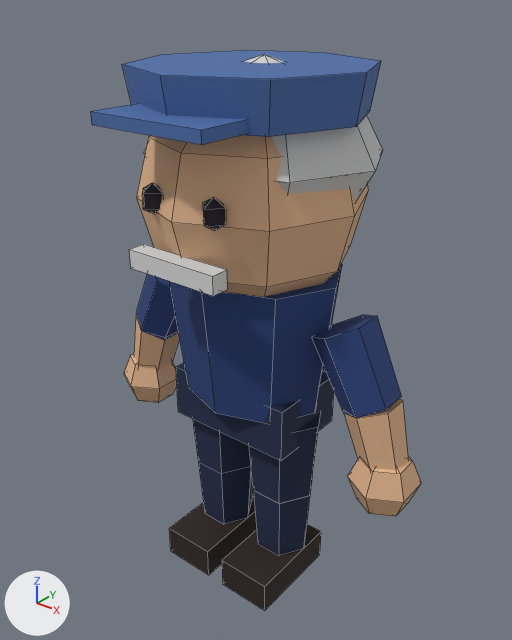
The Blender file assets/game-modes/taki-takma/source-blend/character_baba_damat.blend, before and after one commit.
The view is the same before and after, from a 50 mm lens placed at (1.156, -1.438, 1.741), pointed at (0.004, 0.003, 0.849). Arrows for +X, +Y and +Z are at lower left; the lights stay in place. The older version comes first. Mesh edges are drawn as thin lines.

In view in the first picture: 'Character_baba_damat'.
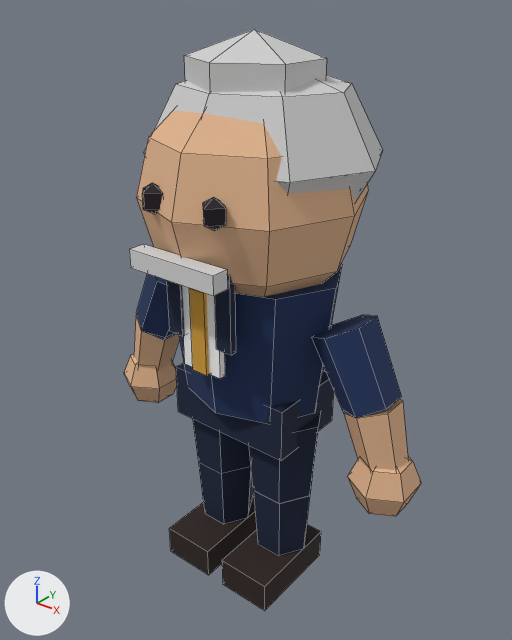
The change in detail:
me_character_baba_damat is used by ob_character_baba_damat; location (0.0, 0.0, 0.0).
me_character_baba_damat had 322 vertices, 298 faces and spanned x -0.54..0.54, y -0.38..0.33, z 0.0..1.57.
me_character_baba_damat now has 344 vertices, 324 faces and spans x -0.54..0.54, y -0.33..0.33, z 0.0..1.63.
me_character_baba_damat part 1: a new loose piece, a box spanning x -0.065..0.065, y -0.225..-0.205, z 0.78..1.08, in mat_toy.
me_character_baba_damat part 2: a new loose piece, a box spanning x -0.025..0.025, y -0.235..-0.215, z 0.78..1.02, in mat_toy.
me_character_baba_damat part 3: a new loose piece, a box spanning x 0.06..0.11, y -0.232..-0.212, z 0.87..1.09, in mat_toy.
me_character_baba_damat part 4: a new loose piece, a UV sphere (6 segments, 3 rings, poles along z) spanning x -0.16..0.16, y -0.16..0.16, z 1.37..1.63, in mat_toy.
me_character_baba_damat part 5: the loose piece of 16 vertices spanning x -0.32..0.32, y -0.32..0.32, z 1.43..1.55 is deleted.
Part 6, on me_character_baba_damat:
4 vertices are removed from x -0.17..0.17, y -0.38..-0.22, z 1.44.
5 faces are deleted.
4 vertices move from x -0.17..0.17, y -0.38..-0.22, z 1.47 to x -0.11..-0.06, y -0.23..-0.21, z 1.09.
4 vertices are added at (-0.11, -0.23, 0.87), (-0.11, -0.21, 0.87), (-0.06, -0.23, 0.87), (-0.06, -0.21, 0.87).
5 new faces join them.
me_character_baba_damat part 7: 65 kept faces spanning x -0.46..0.46, y -0.23..0.22, z 0.1..1.09 get new vertex colours; the middle colour goes from dark blue #1c2a4a to dark blue #101f3c.

What differs and where, as boxes [x1, y1, x2, y2] in the pictures (512 x 640 px; the box of a moved part takes in the faces that stretch with it):
'Character_baba_damat', reshaped (10% narrower): before [90, 50, 421, 611]; after [124, 29, 421, 611]
part 1 of me_character_baba_damat, added: after [182, 286, 225, 379]
part 2 of me_character_baba_damat, added: after [189, 288, 209, 375]
part 3 of me_character_baba_damat, added: after [215, 275, 236, 355]
part 4 of me_character_baba_damat, added: after [184, 29, 327, 93]
part 5 of me_character_baba_damat, deleted (blue): before [122, 50, 381, 137]
part 6 of me_character_baba_damat, moved or reshaped: before [90, 103, 249, 145]; after [167, 280, 185, 336]
part 7 of me_character_baba_damat, recoloured: before [91, 103, 401, 425]; after [137, 265, 401, 425]
